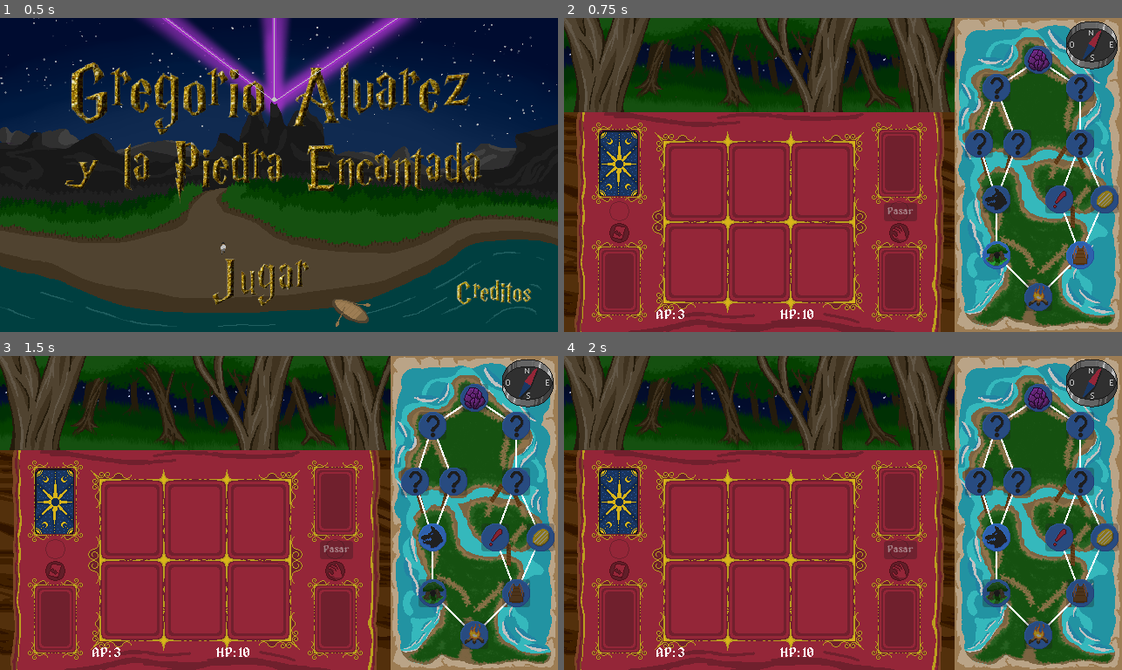
Above: before the commit, frames 1-4 (two rows, left to right).
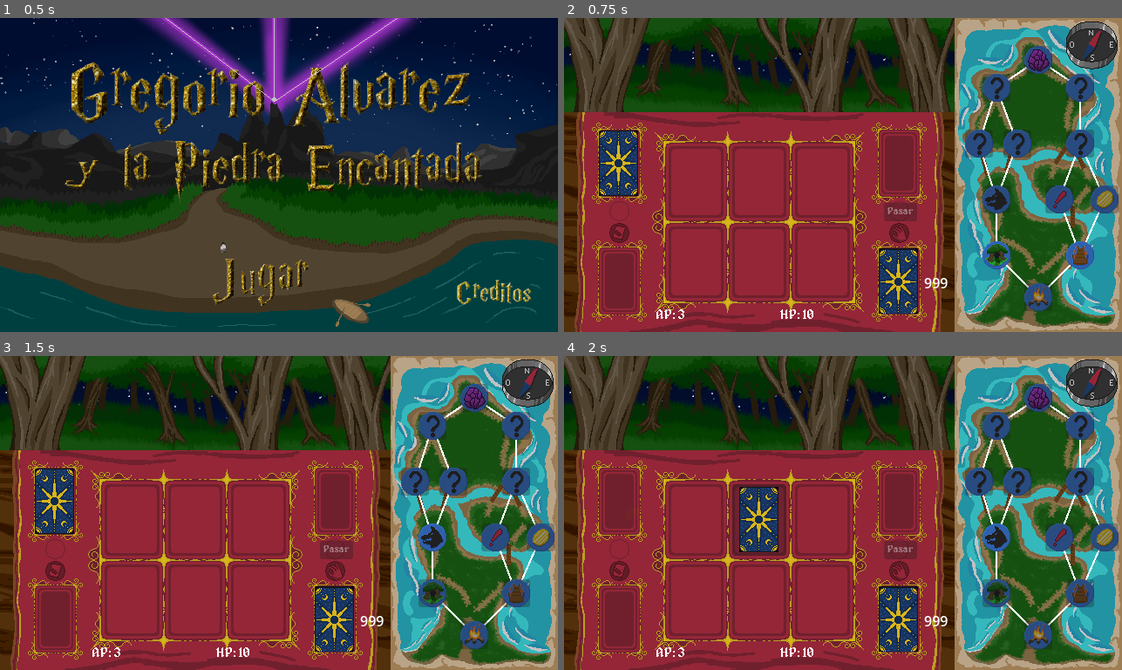
Above: after the commit, the same moments.

Repository: gonzapiacen/Jam-GA-2026
Game: Godot game, scene res://scenes/menu.tscn
Two runs of this game, one before a commit and one after it. Both use one fixed random seed, a clock stepped at 60 frames per second and the inputs below.
Inputs (mouse positions are in pixels of both pictures, inside the frame that each line leads up to):
- Up to frame 1 (0.5 s): no input
- Up to frame 2 (0.75 s): click (826, 281) at 0.5 s
- Up to frame 3 (1.5 s): click (435, 594) at 1.27 s
- Up to frame 4 (2 s): no input

Frame 1 is identical in both runs. In frame 2, 1.8% of the frame differs, in the area x 6-69%, y 35-95%; in frame 3, 1.8%; in frame 4, 5.2%.
Error before the commit: Parse Error: Could not parse global class "Mazo" from "res://scripts/mazo.gd". (res://scripts/tablero.gd:4)

Commit message:
aparece lobo, roba cartas, falta logica de seleccion de carta en mano

Diff:
--- a/scenes/carta_node.gd
+++ b/scenes/carta_node.gd
@@ -13,8 +13,8 @@
 	_set_vista()
 
 func _set_vista() -> void:
+	print("SETEANDO")
 	$Frente/Energia/ValorEnergia.text = str(carta.energia)
-	$Frente/Efecto/ValorEfecto.text = str(carta.efecto)
 	$Frente/Durabilidad/ValorDurabilidad.text = str(carta.durabilidad)
 
 func _on_area_2d_input_event(_viewport: Node, event: InputEvent, _shape_idx: int) -> void:
--- a/scenes/cartas/alfajor.tscn
+++ b/scenes/cartas/alfajor.tscn
@@ -1,14 +1,38 @@
 [gd_scene format=3 uid="uid://b3kmaw1v31ko5"]
 
+[ext_resource type="Texture2D" uid="uid://dk86omf05fgg7" path="res://assets/texturas/carta_vacia.png" id="1_2ey05"]
 [ext_resource type="Script" uid="uid://cd2jx4vdmu5ji" path="res://scripts/carta.gd" id="1_r28fg"]
 [ext_resource type="Script" uid="uid://d1g83tr6dtr2s" path="res://scripts/e_sanacion.gd" id="2_8ywxb"]
+[ext_resource type="Texture2D" uid="uid://tt2t0s4rir27" path="res://assets/texturas/alfajor.png" id="2_pf1bc"]
+[ext_resource type="FontFile" uid="uid://cenlao1rovtkx" path="res://assets/fonts/alagard.ttf" id="3_rf1ud"]
+[ext_resource type="Texture2D" uid="uid://6hj6h5x6onmy" path="res://assets/texturas/dorso_cartas.png" id="4_y8kd7"]
 
-[node name="Alfajor" type="Node" unique_id=1849579347]
+[node name="Alfajor" type="Node2D" unique_id=1717444584]
 script = ExtResource("1_r28fg")
-energia = 1
-detalles = "Alfajorcito rico ñam ñam"
-metadata/_custom_type_script = "uid://cd2jx4vdmu5ji"
 
-[node name="Sanacion" type="Node" parent="." unique_id=626329806]
+[node name="Frente" type="Sprite2D" parent="." unique_id=375602900]
+scale = Vector2(0.75, 0.75)
+texture = ExtResource("1_2ey05")
+
+[node name="Dibujo" type="Sprite2D" parent="Frente" unique_id=1159171083]
+texture = ExtResource("2_pf1bc")
+
+[node name="Vida" type="Label" parent="Frente" unique_id=1134404288]
+offset_left = -30.0
+offset_top = -50.0
+offset_right = -1.0
+offset_bottom = -27.0
+theme_override_colors/font_color = Color(0.011764706, 0.011764706, 0.011764706, 1)
+theme_override_fonts/font = ExtResource("3_rf1ud")
+text = "99"
+horizontal_alignment = 1
+vertical_alignment = 1
+
+[node name="Dorso" type="Sprite2D" parent="." unique_id=2110178243]
+texture = ExtResource("4_y8kd7")
+
+[node name="Efectos" type="Node" parent="." unique_id=1426808335]
+
+[node name="Sanacion" type="Node" parent="Efectos" unique_id=626329806]
 script = ExtResource("2_8ywxb")
 metadata/_custom_type_script = "uid://d1g83tr6dtr2s"
--- /dev/null
+++ b/scenes/cartas/facon.tscn
@@ -0,0 +1,39 @@
+[gd_scene format=3 uid="uid://2a78w8ux06wb"]
+
+[ext_resource type="Script" uid="uid://cd2jx4vdmu5ji" path="res://scripts/carta.gd" id="1_x5wnc"]
+[ext_resource type="Texture2D" uid="uid://dk86omf05fgg7" path="res://assets/texturas/carta_vacia.png" id="2_eifaj"]
+[ext_resource type="Script" uid="uid://hbpypk0cvsox" path="res://scripts/e_golpe_simple.gd" id="2_x5wnc"]
+[ext_resource type="Texture2D" uid="uid://bynxxff86fet7" path="res://assets/texturas/facon.png" id="3_eifaj"]
+[ext_resource type="FontFile" uid="uid://cenlao1rovtkx" path="res://assets/fonts/alagard.ttf" id="4_owbsw"]
+[ext_resource type="Texture2D" uid="uid://6hj6h5x6onmy" path="res://assets/texturas/dorso_cartas.png" id="5_ss7jd"]
+
+[node name="Facon" type="Node2D" unique_id=1717444584]
+script = ExtResource("1_x5wnc")
+
+[node name="Frente" type="Sprite2D" parent="." unique_id=375602900]
+scale = Vector2(0.75, 0.75)
+texture = ExtResource("2_eifaj")
+
+[node name="Dibujo" type="Sprite2D" parent="Frente" unique_id=1159171083]
+texture = ExtResource("3_eifaj")
+
+[node name="Dano" type="Label" parent="Frente" unique_id=1134404288]
+offset_left = -30.0
+offset_top = -50.0
+offset_right = -1.0
+offset_bottom = -27.0
+theme_override_colors/font_color = Color(0.011764706, 0.011764706, 0.011764706, 1)
+theme_override_fonts/font = ExtResource("4_owbsw")
+text = "99"
+horizontal_alignment = 1
+vertical_alignment = 1
+
+[node name="Dorso" type="Sprite2D" parent="." unique_id=2110178243]
+texture = ExtResource("5_ss7jd")
+
+[node name="Efectos" type="Node" parent="." unique_id=632712671]
+
+[node name="GolpeSimple" type="Node" parent="Efectos" unique_id=347027302]
+script = ExtResource("2_x5wnc")
+puntos = 5
+metadata/_custom_type_script = "uid://hbpypk0cvsox"
--- /dev/null
+++ b/scenes/cartas/lobo.tscn
@@ -0,0 +1,55 @@
+[gd_scene format=3 uid="uid://d0nfdo05hin1"]
+
+[ext_resource type="Script" uid="uid://bkdeyxixl5674" path="res://scripts/enemy.gd" id="1_2qwhg"]
+[ext_resource type="Script" uid="uid://j0ehk0ajxtdd" path="res://scripts/c_lobo.gd" id="1_l65w0"]
+[ext_resource type="Texture2D" uid="uid://dk86omf05fgg7" path="res://assets/texturas/carta_vacia.png" id="2_jew85"]
+[ext_resource type="Texture2D" uid="uid://bvt0eu7qamnr5" path="res://assets/texturas/lobo.png" id="3_p7o5b"]
+[ext_resource type="FontFile" uid="uid://cenlao1rovtkx" path="res://assets/fonts/alagard.ttf" id="4_2qwhg"]
+[ext_resource type="Texture2D" uid="uid://6hj6h5x6onmy" path="res://assets/texturas/dorso_cartas.png" id="5_p7o5b"]
+
+[node name="Lobo" type="Node2D" unique_id=807223139 node_paths=PackedStringArray("comportamiento")]
+z_index = 2
+script = ExtResource("1_2qwhg")
+comportamiento = NodePath("Efectos/CompLobo")
+
+[node name="Frente" type="Sprite2D" parent="." unique_id=1900998132]
+scale = Vector2(0.75, 0.75)
+texture = ExtResource("2_jew85")
+
+[node name="Dibujo" type="Sprite2D" parent="Frente" unique_id=2093908295]
+texture = ExtResource("3_p7o5b")
+
+[node name="Vida" type="Label" parent="Frente" unique_id=1115601003]
+offset_left = -30.0
+offset_top = -50.0
+offset_right = -1.0
+offset_bottom = -27.0
+theme_override_colors/font_color = Color(0.011764706, 0.011764706, 0.011764706, 1)
+theme_override_fonts/font = ExtResource("4_2qwhg")
+text = "99"
+horizontal_alignment = 1
+vertical_alignment = 1
+
+[node name="Dano" type="Label" parent="Frente" unique_id=1454169550]
+anchors_preset = 1
+anchor_left = 1.0
+anchor_right = 1.0
+offset_left = -55.0
+offset_top = -50.0
+offset_right = -30.0
+offset_bottom = -27.0
+grow_horizontal = 0
+theme_override_colors/font_color = Color(0.011764706, 0.011764706, 0.011764706, 1)
+theme_override_fonts/font = ExtResource("4_2qwhg")
+text = "99"
+horizontal_alignment = 1
+vertical_alignment = 1
+
+[node name="Dorso" type="Sprite2D" parent="." unique_id=1147913024]
+texture = ExtResource("5_p7o5b")
+
+[node name="Efectos" type="Node" parent="." unique_id=37766703]
+
+[node name="CompLobo" type="Node" parent="Efectos" unique_id=1564564913]
+script = ExtResource("1_l65w0")
+metadata/_custom_type_script = "uid://j0ehk0ajxtdd"
--- /dev/null
+++ b/scenes/cartas/medialuna.tscn
@@ -0,0 +1,39 @@
+[gd_scene format=3 uid="uid://dkxc22toxjji3"]
+
+[ext_resource type="Script" uid="uid://cd2jx4vdmu5ji" path="res://scripts/carta.gd" id="1_xdvi3"]
+[ext_resource type="Texture2D" uid="uid://dk86omf05fgg7" path="res://assets/texturas/carta_vacia.png" id="2_t3ryt"]
+[ext_resource type="Texture2D" uid="uid://bu8fjwoe4rw0u" path="res://assets/texturas/medialuna.png" id="3_xdvi3"]
+[ext_resource type="FontFile" uid="uid://cenlao1rovtkx" path="res://assets/fonts/alagard.ttf" id="4_fiyvm"]
+[ext_resource type="Texture2D" uid="uid://6hj6h5x6onmy" path="res://assets/texturas/dorso_cartas.png" id="5_w5ir4"]
+[ext_resource type="Script" uid="uid://d1g83tr6dtr2s" path="res://scripts/e_sanacion.gd" id="6_hpqlv"]
+
+[node name="Medialuna" type="Node2D" unique_id=1717444584]
+script = ExtResource("1_xdvi3")
+
+[node name="Frente" type="Sprite2D" parent="." unique_id=375602900]
+scale = Vector2(0.75, 0.75)
+texture = ExtResource("2_t3ryt")
+
+[node name="Dibujo" type="Sprite2D" parent="Frente" unique_id=1159171083]
+texture = ExtResource("3_xdvi3")
+
+[node name="Vida" type="Label" parent="Frente" unique_id=1134404288]
+offset_left = -30.0
+offset_top = -50.0
+offset_right = -1.0
+offset_bottom = -27.0
+theme_override_colors/font_color = Color(0.011764706, 0.011764706, 0.011764706, 1)
+theme_override_fonts/font = ExtResource("4_fiyvm")
+text = "99"
+horizontal_alignment = 1
+vertical_alignment = 1
+
+[node name="Dorso" type="Sprite2D" parent="." unique_id=2110178243]
+texture = ExtResource("5_w5ir4")
+
+[node name="Efectos" type="Node" parent="." unique_id=912344366]
+
+[node name="Sanacion" type="Node" parent="Efectos" unique_id=626329806]
+script = ExtResource("6_hpqlv")
+puntos = 5
+metadata/_custom_type_script = "uid://d1g83tr6dtr2s"
--- /dev/null
+++ b/scenes/cartas/palo.tscn
@@ -0,0 +1,38 @@
+[gd_scene format=3 uid="uid://cf4smuyfhaknq"]
+
+[ext_resource type="Script" uid="uid://cd2jx4vdmu5ji" path="res://scripts/carta.gd" id="1_l46jt"]
+[ext_resource type="Texture2D" uid="uid://dk86omf05fgg7" path="res://assets/texturas/carta_vacia.png" id="2_vvdpk"]
+[ext_resource type="Texture2D" uid="uid://deihmwdgt07y8" path="res://assets/texturas/palo.png" id="3_vvdpk"]
+[ext_resource type="FontFile" uid="uid://cenlao1rovtkx" path="res://assets/fonts/alagard.ttf" id="4_ctjyy"]
+[ext_resource type="Texture2D" uid="uid://6hj6h5x6onmy" path="res://assets/texturas/dorso_cartas.png" id="5_6srco"]
+[ext_resource type="Script" uid="uid://hbpypk0cvsox" path="res://scripts/e_golpe_simple.gd" id="6_u8sju"]
+
+[node name="Palo" type="Node2D" unique_id=1717444584]
+script = ExtResource("1_l46jt")
+
+[node name="Frente" type="Sprite2D" parent="." unique_id=375602900]
+scale = Vector2(0.75, 0.75)
+texture = ExtResource("2_vvdpk")
+
+[node name="Dibujo" type="Sprite2D" parent="Frente" unique_id=1159171083]
+texture = ExtResource("3_vvdpk")
+
+[node name="Dano" type="Label" parent="Frente" unique_id=1134404288]
+offset_left = -30.0
+offset_top = -50.0
+offset_right = -1.0
+offset_bottom = -27.0
+theme_override_colors/font_color = Color(0.011764706, 0.011764706, 0.011764706, 1)
+theme_override_fonts/font = ExtResource("4_ctjyy")
+text = "99"
+horizontal_alignment = 1
+vertical_alignment = 1
+
+[node name="Dorso" type="Sprite2D" parent="." unique_id=2110178243]
+texture = ExtResource("5_6srco")
+
+[node name="Efectos" type="Node" parent="." unique_id=1470840221]
+
+[node name="GolpeSimple" type="Node" parent="Efectos" unique_id=347027302]
+script = ExtResource("6_u8sju")
+metadata/_custom_type_script = "uid://hbpypk0cvsox"
--- /dev/null
+++ b/scenes/cartas/poncho.tscn
@@ -0,0 +1,39 @@
+[gd_scene format=3 uid="uid://bciim5s4wdatw"]
+
+[ext_resource type="Script" uid="uid://cd2jx4vdmu5ji" path="res://scripts/carta.gd" id="1_18x6p"]
+[ext_resource type="Texture2D" uid="uid://dk86omf05fgg7" path="res://assets/texturas/carta_vacia.png" id="2_2vj7r"]
+[ext_resource type="Texture2D" uid="uid://jh2erp5io8td" path="res://assets/texturas/poncho.png" id="3_2vj7r"]
+[ext_resource type="FontFile" uid="uid://cenlao1rovtkx" path="res://assets/fonts/alagard.ttf" id="4_x8dyb"]
+[ext_resource type="Texture2D" uid="uid://6hj6h5x6onmy" path="res://assets/texturas/dorso_cartas.png" id="5_for4f"]
+[ext_resource type="Script" uid="uid://bids2oxkminqk" path="res://scripts/e_fortificar.gd" id="6_2vj7r"]
+
+[node name="Poncho" type="Node2D" unique_id=1717444584]
+script = ExtResource("1_18x6p")
+
+[node name="Frente" type="Sprite2D" parent="." unique_id=375602900]
+scale = Vector2(0.75, 0.75)
+texture = ExtResource("2_2vj7r")
+
+[node name="Dibujo" type="Sprite2D" parent="Frente" unique_id=1159171083]
+texture = ExtResource("3_2vj7r")
+
+[node name="Vida" type="Label" parent="Frente" unique_id=1134404288]
+offset_left = -30.0
+offset_top = -50.0
+offset_right = -1.0
+offset_bottom = -27.0
+theme_override_colors/font_color = Color(0.011764706, 0.011764706, 0.011764706, 1)
+theme_override_fonts/font = ExtResource("4_x8dyb")
+text = "99"
+horizontal_alignment = 1
+vertical_alignment = 1
+
+[node name="Dorso" type="Sprite2D" parent="." unique_id=2110178243]
+texture = ExtResource("5_for4f")
+
+[node name="Efectos" type="Node" parent="." unique_id=1819197982]
+
+[node name="Fortificar" type="Node" parent="Efectos" unique_id=970731121]
+script = ExtResource("6_2vj7r")
+puntos = 4
+metadata/_custom_type_script = "uid://bids2oxkminqk"
--- a/scenes/juego.tscn
+++ b/scenes/juego.tscn
@@ -7,6 +7,7 @@
 [ext_resource type="PackedScene" uid="uid://dis815jg1ldj4" path="res://scenes/carta.tscn" id="4_d7syh"]
 [ext_resource type="Texture2D" uid="uid://ctp60vy51om4f" path="res://assets/texturas/frent_carta.png" id="4_pncoq"]
 [ext_resource type="PackedScene" uid="uid://capum1kkvsn3m" path="res://scenes/map_scene.tscn" id="5_d7syh"]
+[ext_resource type="PackedScene" uid="uid://d0nfdo05hin1" path="res://scenes/cartas/lobo.tscn" id="5_py3uc"]
 [ext_resource type="Texture2D" uid="uid://bmsqh3yvvorov" path="res://assets/texturas/mesaCartas.png" id="6_py3uc"]
 [ext_resource type="Script" uid="uid://dfg3llnx0yen2" path="res://scripts/mazo.gd" id="7_d7syh"]
 [ext_resource type="AudioStream" uid="uid://dldlu0u6ae8ta" path="res://assets/musica/cancion_1.ogg" id="8_d0608"]
@@ -122,22 +123,42 @@
 pivot_offset = Vector2(31, 41)
 
 [node name="Carta" parent="Enemigo" unique_id=527444017 instance=ExtResource("4_d7syh")]
+visible = false
+position = Vector2(-161, 59)
+
+[node name="Lobo" parent="Enemigo" unique_id=388588261 instance=ExtResource("5_py3uc")]
+z_index = 1
 position = Vector2(-161, 59)
 
 [node name="Jugador" type="Node" parent="." unique_id=57199260]
 script = ExtResource("14_d7syh")
 metadata/_custom_type_script = "uid://dqp4a748fn57g"
 
-[node name="Tablero" type="Node2D" parent="." unique_id=1330790062]
+[node name="Tablero" type="Node2D" parent="." unique_id=1330790062 node_paths=PackedStringArray("mazo_jugador")]
+position = Vector2(224, 234)
 script = ExtResource("15_py3uc")
+mazo_jugador = NodePath("Mazo")
 metadata/_custom_type_script = "uid://bw6ir3vg0qv16"
 
 [node name="Mazo" type="Node2D" parent="Tablero" unique_id=1368023219]
+z_index = 1
+position = Vector2(160, 68)
 script = ExtResource("7_d7syh")
 metadata/_custom_type_script = "uid://dfg3llnx0yen2"
 
+[node name="Cantidad" type="Label" parent="Tablero/Mazo" unique_id=1107471493]
+offset_left = 29.0
+offset_top = -10.0
+offset_right = 69.0
+offset_bottom = 13.0
+text = "999"
+
 [node name="Descarte" type="Node2D" parent="Tablero" unique_id=1172116759]
-position = Vector2(63, 302)
+position = Vector2(-161, 68)
+
+[node name="Mano" type="Node2D" parent="Tablero" unique_id=1656903652]
+z_index = 3
+position = Vector2(0, 122)
 
 [node name="Campo" type="Control" parent="Tablero" unique_id=1541941300]
 layout_mode = 3
--- a/scripts/ataque_manager.gd
+++ b/scripts/ataque_manager.gd
@@ -6,3 +6,6 @@
 		Globales.jugador.restar_defensa(valor)
 	else:
 		Globales.jugador.restar_vida(valor)
+
+static func atacar_enemigo(valor: int, posicion_enemigo: int):
+	Globales.enemigo.restar_vida(valor)
--- a/scripts/carta.gd
+++ b/scripts/carta.gd
@@ -1,4 +1,4 @@
-extends Node
+extends Carta2D
 
 class_name Carta
 
@@ -16,4 +16,4 @@
 @onready var efectos: Array[Efecto]
 
 func _ready() -> void:
-	efectos.assign(get_children())
+	efectos.assign($Efectos.get_children())
--- a/scripts/comportamiento.gd
+++ b/scripts/comportamiento.gd
@@ -5,7 +5,7 @@
 var monstruo : Enemy
 
 func _ready():
-	monstruo = get_parent()
+	monstruo = get_parent().get_parent()
 
 @abstract func ejecutar_estado() -> void
 
--- a/scripts/e_golpe_simple.gd
+++ b/scripts/e_golpe_simple.gd
@@ -8,4 +8,5 @@
 
 func activar():
 	super()
+	Globales.enemigo.restar_vida(puntos)
 	# TODO de alguna manera esperar a que el controlador seleccione un elemento
--- a/scripts/e_sanacion.gd
+++ b/scripts/e_sanacion.gd
@@ -8,4 +8,4 @@
 
 func activar():
 	super()
-	Globales.jugador.sumar_vida(puntos)
+	Globales.jugador.sumar_defensa(puntos)
--- a/scripts/enemy.gd
+++ b/scripts/enemy.gd
@@ -1,4 +1,4 @@
-extends Node
+extends Carta2D
 class_name Enemy
 
 @export var textura: Texture2D
@@ -9,7 +9,7 @@
 @export var damage: int
 @export var defense: int
 
-var comportamiento: Comportamiento
+@export var comportamiento: Comportamiento
 
 func ejecutar_turno() -> void:
 	pass
@@ -17,5 +17,8 @@
 func elegir_comportamiento() -> void:
 	pass
 
+func restar_vida(cantidad: int):
+	health -= cantidad
+
 func esta_muerto() -> bool:
 	return health <= 0
--- a/scripts/globales.gd
+++ b/scripts/globales.gd
@@ -1,3 +1,4 @@
 extends Node
 
 var jugador: Jugador
+var enemigo: Enemy
--- a/scripts/juego.gd
+++ b/scripts/juego.gd
@@ -24,15 +24,15 @@
 	presentacion_enemigo()
 
 func presentacion_enemigo() -> void:
-	var carta_enemigo = $Enemigo/Carta
-	await get_tree().create_timer(3.0).timeout # PAUSA DRAMATICA
+	var carta_enemigo = $Enemigo/Lobo
+	await get_tree().create_timer(1.0).timeout # PAUSA DRAMATICA
 	carta_enemigo.reparent($Enemigo/Campo/Opcion2,false)
 	carta_enemigo.position = Vector2(31,41)
 	enemigo.get_node("Campo/Opcion2/").disabled = true
 	enemigo.get_node("Campo/Opcion2/").show()
-	await get_tree().create_timer(3.0).timeout
+	await get_tree().create_timer(1.0).timeout
 	voltear_carta(carta_enemigo)
-	await get_tree().create_timer(3.0).timeout
+	await get_tree().create_timer(1.0).timeout
 	cambiar_turno()
 
 func empieza_turno_jugador() -> void:
@@ -44,20 +44,26 @@
 	print("DECIDIR SI JUGAR CARTAS O PASAR")
 
 func acomodar_carta_en_mano() -> void:
-	print("carta nueva")
-	var carta_robada = tablero.mazo.robar_carta()
+	var carta_robada := tablero.mazo_jugador.robar_carta()
+	carta_robada.z_index = 3
+	carta_robada.enviar_al_campo.connect(_mostrar_opciones)
 
 	#VISUAL
 
-	var visual_carta_robada = crear_visual_carta(carta_robada,$Jugador/Mazo)
+	#var visual_carta_robada = crear_visual_carta(carta_robada,$Jugador/Mazo)
 	await get_tree().create_timer(.3).timeout # PAUSA DRAMATICA
-	voltear_carta(visual_carta_robada)
-	visual_carta_robada.reparent($Jugador/Mano)
-	visual_carta_robada.position = Vector2(0,0)
+	#voltear_carta(visual_carta_robada)
+	voltear_carta(carta_robada)
+	print(carta_robada.get_node("Frente/Area2D"))
+	await get_tree().create_timer(.3).timeout # PAUSA DRAMATICA
+	#visual_carta_robada.reparent($Jugador/Mano)
+	#visual_carta_robada.position = Vector2(0,0)
+	carta_robada.reparent($Tablero/Mano)
+	carta_robada.position = Vector2(0,0)
 	#jugador.mano.push_back(visual_carta_robada)
 
-	for i in range($Jugador/Mano.get_child_count()):
-		$Jugador/Mano.get_children()[i].position.x = (($Jugador/Mano.get_child_count()/2) - i) * 50
+	for i in range($Tablero/Mano.get_child_count()):
+		$Tablero/Mano.get_children()[i].position.x = (($Tablero/Mano.get_child_count()/2) - i) * 70
 
 func crear_visual_carta(c: Carta, n: Node2D) -> Carta2D:
 	var instancia = ESCENA_CARTA.instantiate()
@@ -111,7 +117,7 @@
 func _aplicar_accion():
 	pass
 
-func voltear_carta(n: Node2D) -> void:
+func voltear_carta(n: Carta2D) -> void:
 	n.get_node("Dorso").scale.x = 0
 	n.get_node("Frente").scale.x = 1
 
--- a/scripts/mazo.gd
+++ b/scripts/mazo.gd
@@ -3,8 +3,7 @@
 
 var cartas : Array[Carta2D] = []
 
-func _ready() -> void:
-	cartas.
+#func _ready() -> void:
 
 func push_back(carta: Carta2D):
 	cartas.push_back(carta)
--- a/scripts/tablero.gd
+++ b/scripts/tablero.gd
@@ -1,15 +1,44 @@
 extends Node2D
 class_name Tablero
 
-var mazo_jugador: Mazo = $MazoJugador
-var mazo_enemigo: Mazo = $MazoEnemigo
+#@onready var mazo_jugador: Mazo = $MazoJugador
+#@onready var mazo_enemigo: Mazo = $MazoEnemigo
+@export var mazo_jugador: Mazo
+@export var mazo_enemigo: Mazo
 
 var mano: Array[Carta2D] = []
 var descarte: Mazo
 
+# ESCENAS
+const ESCENA_LOBO = preload("res://scenes/cartas/lobo.tscn")
+const ESCENA_ALFAJOR = preload("res://scenes/cartas/alfajor.tscn")
+const ESCENA_MEDIALUNA = preload("res://scenes/cartas/medialuna.tscn")
+const ESCENA_FACON = preload("res://scenes/cartas/facon.tscn")
+const ESCENA_PALO = preload("res://scenes/cartas/palo.tscn")
+
+
 var campo_enemigo: Array[Carta2D] = [null, null, null]
 var campo_jugador: Array[Carta2D] = [null, null, null]
 
+func _ready():
+
+	var carta_creada
+	for i in range(2):
+		carta_creada = ESCENA_FACON.instantiate()
+		mazo_jugador.add_child(carta_creada)
+		mazo_jugador.push_back(carta_creada)
+
+	for i in range(2):
+		carta_creada = ESCENA_ALFAJOR.instantiate()
+		mazo_jugador.add_child(carta_creada)
+		mazo_jugador.push_back(carta_creada)
+
+	for i in range(2):
+		carta_creada = ESCENA_MEDIALUNA.instantiate()
+		mazo_jugador.add_child(carta_creada)
+		mazo_jugador.push_back(carta_creada)
+
+	mazo_jugador.shuffle()
 
 func campo_jugador_lleno() -> bool:
 	return (campo_jugador[0] && campo_jugador[1] && campo_jugador[2])
Binary file added: assets/texturas/alfajor.png
Not shown, added: assets/texturas/alfajor.png.import
Binary file added: assets/texturas/facon.png
Not shown, added: assets/texturas/facon.png.import
Binary file added: assets/texturas/lobo.png
Not shown, added: assets/texturas/lobo.png.import
Binary file added: assets/texturas/medialuna.png
Not shown, added: assets/texturas/medialuna.png.import
Binary file added: assets/texturas/palo.png
Not shown, added: assets/texturas/palo.png.import
Binary file added: assets/texturas/poncho.png
Not shown, added: assets/texturas/poncho.png.import
(and 1 more such lines)
